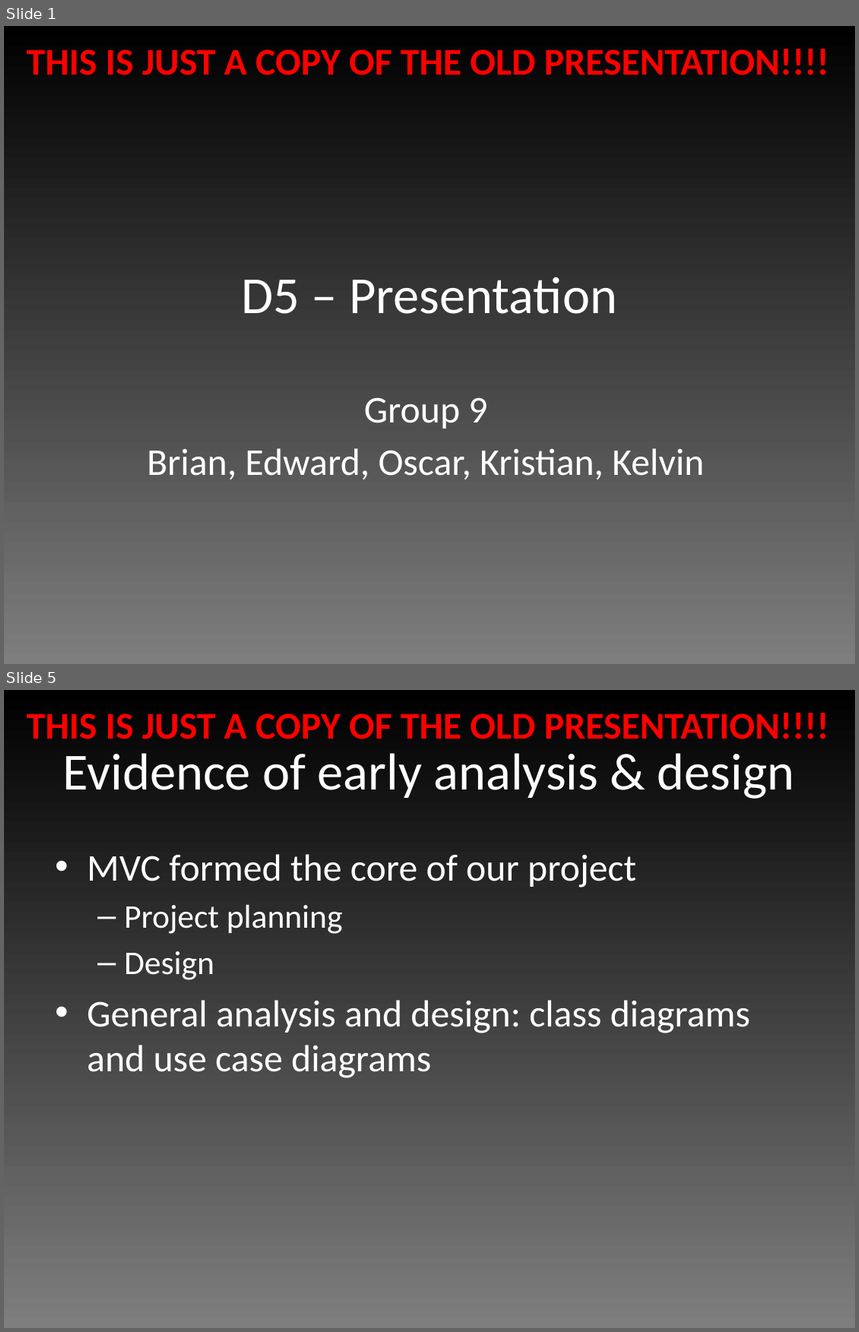
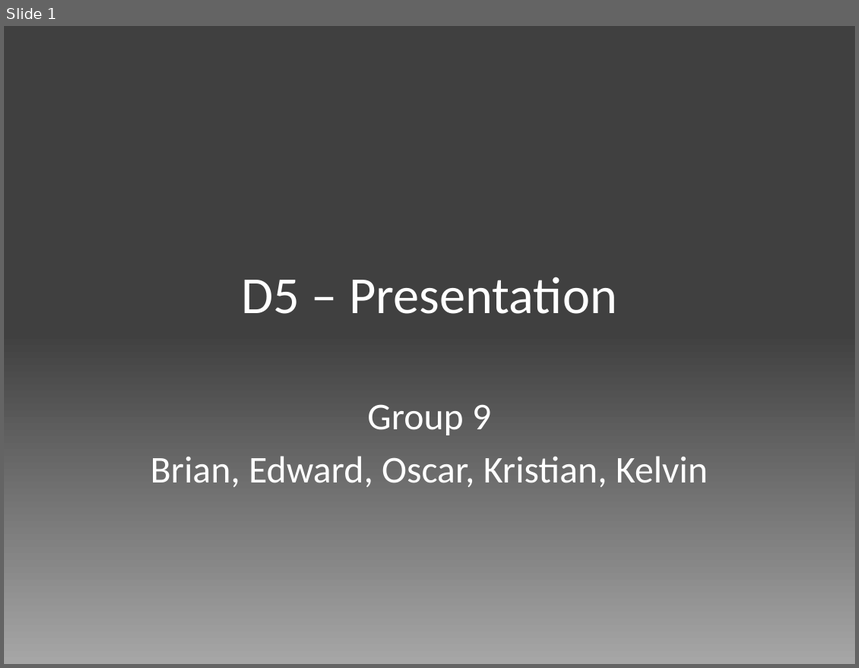
Before and after one commit to edderick/RunwayRedeclaration, a slide deck: doc/Final Presentation/Slides.pptx. Shown one above the other, each under a label of ours: slides 1 and 5 before the commit, slide 1 after it; the slides between them are not shown. The pictures are 859x1332 and 859x668 pixels, drawn with LibreOffice and Linux fonts; fonts in the diff are those of the drawing. Boxes give left, top, right and bottom in pixels: in the first picture for what was removed or moved away, otherwise in the second. Text is boxed around its words. In the diff, an @@ line names an element or a change of style, - is before the commit and + after.

```diff
--- a/doc/Final Presentation/Slides.pptx
+++ b/doc/Final Presentation/Slides.pptx
@@ slide 5 removed at (4,690,855,1328), background gradient #7F7F7F to #000000; not listed: 1 template element that a slide beside it also shows @@
@@ title removed at (63,753,794,799) @@
-Evidence of early analysis & design
@@ text removed at (87,854,750,1078) @@
-• MVC formed the core of our project
-  – Project planning
-  – Design
-• General analysis and design: class diagrams and use case diagrams
@@ slide 1 changed as well @@
@@ background gradient #7F7F7F to #000000 to gradient #A6A6A6 to #404040 @@
@@ text removed at (27,49,829,75) @@
-THIS IS JUST A COPY OF THE OLD PRESENTATION!!!!
@@ subtitle "Group 9": place and size @@
-subtitle "Group 9" at (147,398,704,480)
+subtitle "Group 9" at (151,404,708,487)
```
Also in this commit, not shown: 1 other slide changed, 1 slide added, 8 other slides removed.
